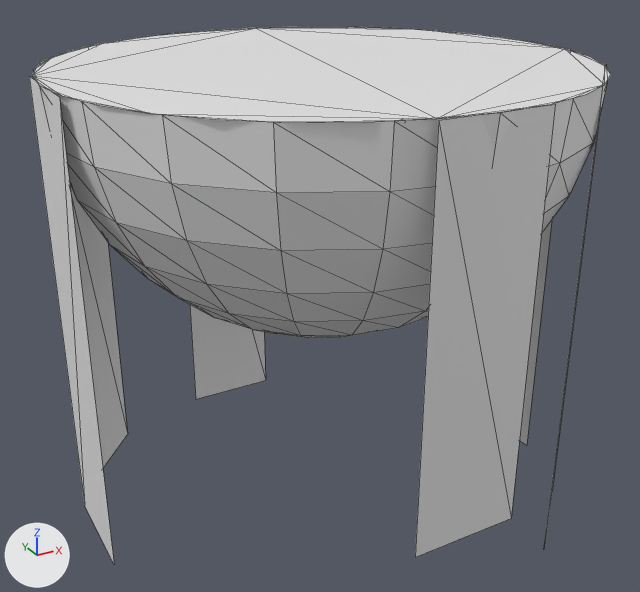
A saved change to the glTF model public/Meshes/WaterFalls.glb.
Both versions are drawn from a 50 mm lens placed at (-7.78, -14.1, 2.51), pointed at (-0.02, 0.01, -4.55). The lights are fixed; the arrows at lower left show +X, +Y and +Z. Mesh edges are drawn as thin lines. Where no turn or scale is listed for an object, it has been applied to the vertices. Vertices at the same position are counted once.
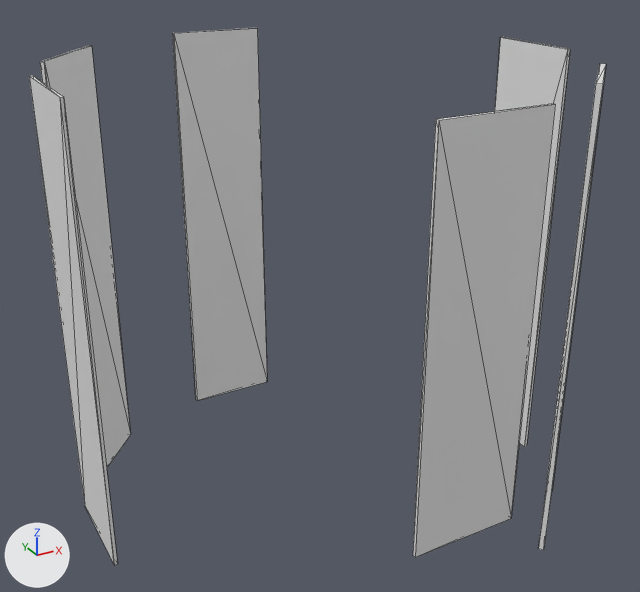
What changed in the scene script:
```text
Change me_plane:
    where me_plane.from_pydata(...)  # 4 vertices, 2 faces; spans x 0.0, y -1.0..1.0, z -8.0..1.0
    verts and faces of me_plane; kept vertices keep their numbers, new ones are numbered from 4
    me_plane part 1
    add delete_faces([(0, 1, 3), (0, 3, 2)])
    add for new, old in zip([*range(4, 8)], [*range(0, 4)]): verts[new] = verts[old] + (-0.07, 0.0, 0.0)
    add faces += [(0, 2, 3), (0, 3, 1), (4, 5, 7), (4, 7, 6), (1, 3, 7), (1, 7, 5)]
    add faces += [(0, 4, 2), (2, 4, 6), (2, 6, 3), (3, 6, 7), (0, 1, 5), (0, 5, 4)]
Change me_plane_001:
    where me_plane_001.from_pydata(...)  # 4 vertices, 2 faces; spans x 0.0, y -1.0..1.0, z -7.47..1.0
    verts and faces of me_plane_001; kept vertices keep their numbers, new ones are numbered from 4
    me_plane_001 part 2
    add delete_faces([(0, 2, 3), (0, 3, 1)])
    add for new, old in zip([*range(4, 8)], [*range(0, 4)]): verts[new] = verts[old] + (0.06, 0.0, 0.0)
    add faces += [(0, 1, 3), (0, 3, 2), (4, 6, 7), (4, 7, 5), (1, 5, 3), (3, 5, 7)]
    add faces += [(0, 2, 6), (0, 6, 4), (2, 3, 7), (2, 7, 6), (0, 4, 1), (1, 4, 5)]
Change me_plane_002:
    where me_plane_002.from_pydata(...)  # 4 vertices, 2 faces; spans x -1.0..1.0, y -0.02..0.02, z -8.1..1.0
    verts and faces of me_plane_002; kept vertices keep their numbers, new ones are numbered from 4
    me_plane_002 part 3
    add delete_faces([(0, 2, 3), (0, 3, 1)])
    add for new, old in zip([*range(4, 8)], [*range(0, 4)]): verts[new] = verts[old] + (0.0, -0.09, 0.0)
    add faces += [(0, 1, 3), (0, 3, 2), (4, 6, 7), (4, 7, 5), (1, 5, 3), (3, 5, 7)]
    add faces += [(0, 2, 6), (0, 6, 4), (2, 3, 7), (2, 7, 6), (0, 4, 1), (1, 4, 5)]
Change me_plane_003:
    where me_plane_003.from_pydata(...)  # 4 vertices, 2 faces; spans x -1.0..1.0, y -0.02..0.02, z -6.04..1.0
    verts and faces of me_plane_003; kept vertices keep their numbers, new ones are numbered from 4
    me_plane_003 part 4
    add delete_faces([(0, 1, 3), (0, 3, 2)])
    add for new, old in zip([*range(4, 8)], [*range(0, 4)]): verts[new] = verts[old] + (0.0, 0.06, 0.0)
    add faces += [(0, 2, 3), (0, 3, 1), (4, 5, 7), (4, 7, 6), (2, 6, 3), (3, 6, 7)]
    add faces += [(0, 1, 5), (0, 5, 4), (1, 3, 7), (1, 7, 5), (0, 4, 2), (2, 4, 6)]
Change me_plane_004:
    where me_plane_004.from_pydata(...)  # 4 vertices, 2 faces; spans x -0.64..0.64, y -0.77..0.77, z -7.98..1.0
    verts and faces of me_plane_004; kept vertices keep their numbers, new ones are numbered from 4
    me_plane_004 part 5
    add delete_faces([(0, 2, 3), (0, 3, 1)])
    add for new, old in zip([*range(4, 8)], [*range(0, 4)]): verts[new] = verts[old] + (0.06, -0.05, 0.0)
    add faces += [(0, 1, 3), (0, 3, 2), (4, 6, 7), (4, 7, 5), (1, 5, 3), (3, 5, 7)]
    add faces += [(0, 2, 6), (0, 6, 4), (2, 3, 7), (2, 7, 6), (0, 4, 1), (1, 4, 5)]
Change me_plane_005:
    where me_plane_005.from_pydata(...)  # 4 vertices, 2 faces; spans x -0.73..0.73, y -0.69..0.69, z -7.98..1.0
    verts and faces of me_plane_005; kept vertices keep their numbers, new ones are numbered from 4
    me_plane_005 part 6
    add delete_faces([(0, 1, 3), (0, 3, 2)])
    add verts[4] = (0.66, 0.76, 1.0)  # pixel (599, 63)
    add verts[5] = (-0.8, -0.61, 1.0)  # pixel (595, 83)
    add verts[6] = (-0.8, -0.61, -7.98)  # pixel (538, 548)
    add verts[7] = (0.66, 0.76, -7.98)
    add faces += [(0, 2, 3), (0, 3, 1), (5, 6, 7), (4, 5, 7), (2, 4, 3), (3, 4, 7)]
    add faces += [(0, 1, 6), (0, 6, 5), (1, 3, 7), (1, 7, 6), (0, 5, 2), (2, 5, 4)]
Remove ob_sphere:
    ob_sphere = bpy.data.objects.new('Sphere', me_sphere_002)
Remove ob_circle:
    ob_circle = bpy.data.objects.new('Circle', me_circle_001)
```

Changed parts and their boxes (x1, y1, x2, y2) in the pictures (640 x 592 px):
'Sphere', deleted: before (34, 34, 607, 338)
'Plane.003', reshaped: before (415, 104, 555, 557); after (413, 104, 555, 557)
'Circle', deleted: before (32, 27, 611, 122)
'Plane.002', reshaped: before (172, 28, 266, 399); after (172, 28, 267, 401)
'Plane.004', reshaped: before (40, 46, 128, 468); after (40, 46, 131, 467)
'Plane.001', reshaped: before (29, 76, 114, 564); after (29, 76, 118, 565)
'Plane', reshaped: before (504, 37, 570, 446); after (495, 37, 570, 447)
'Plane.005', reshaped: before (545, 121, 599, 538); after (538, 64, 606, 550)
